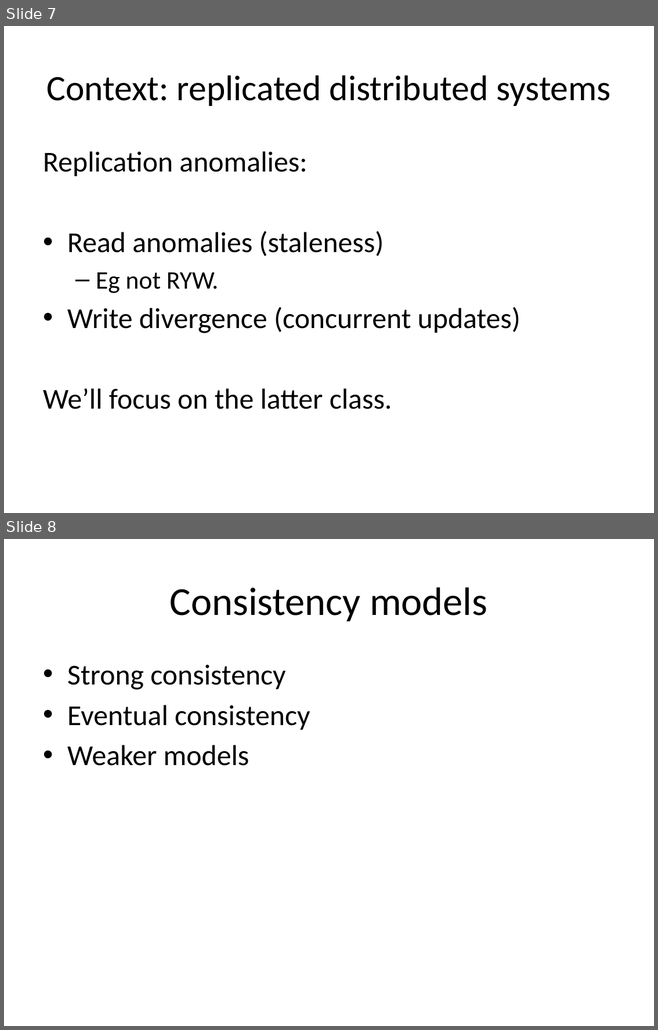
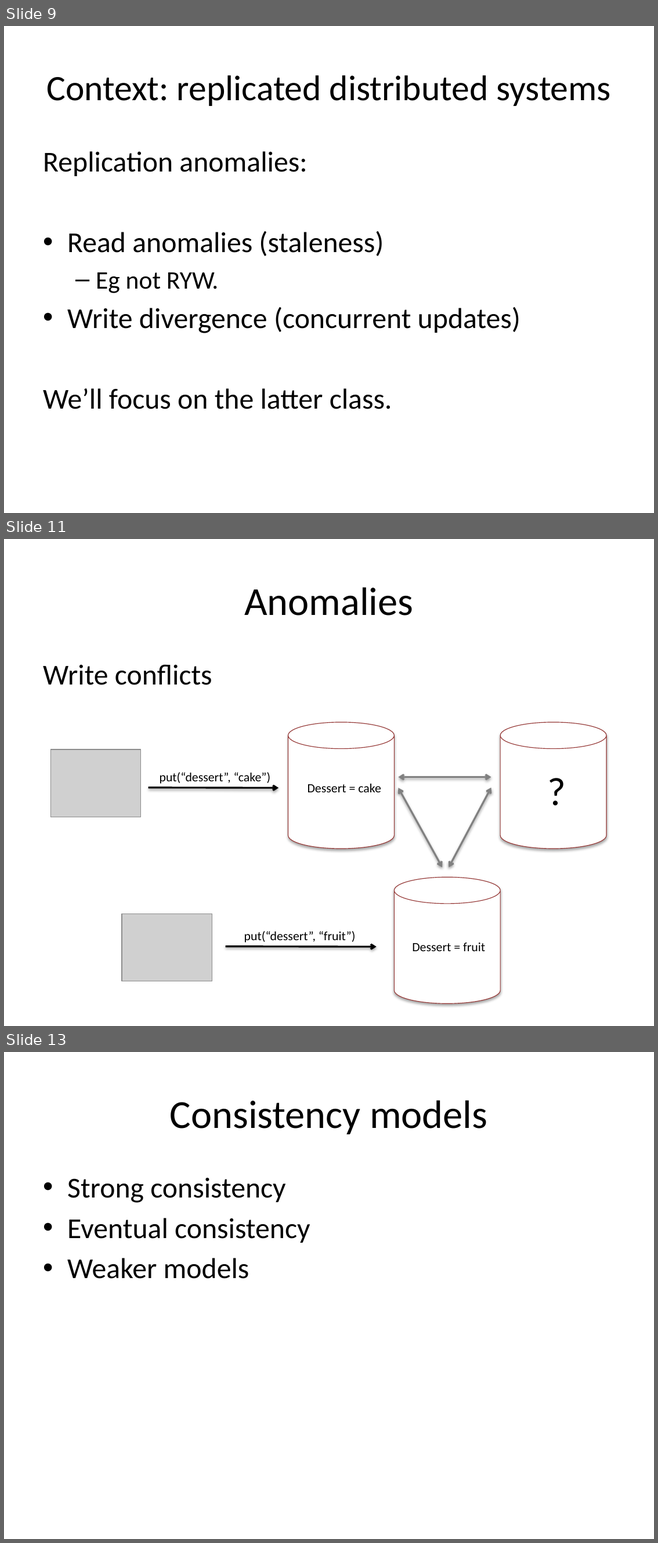
Before and after one commit to declarativitydotnet/declarativity, a slide deck: socc12-bloom-tutorial/slides/bloom-tutorial.pptx. Shown one above the other, each under a label of ours: slides 7 and 8 before the commit, slides 9, 11 and 13 after it; the slides between them are not shown. The pictures are 658x1030 and 658x1543 pixels, drawn with LibreOffice and Linux fonts; fonts in the diff are those of the drawing; grey boxes stand for pictures. Boxes give left, top, right and bottom in pixels: in the first picture for what was removed or moved away, otherwise in the second. Text is boxed around its words. In the diff, an @@ line names an element or a change of style, - is before the commit and + after.

```diff
--- a/socc12-bloom-tutorial/slides/bloom-tutorial.pptx
+++ b/socc12-bloom-tutorial/slides/bloom-tutorial.pptx
@@ slide 11 added at (4,539,654,1026), background #FFFFFF @@
@@ title added at (244,587,413,616), 44 pt, text #000000 @@
+Anomalies
@@ text added at (43,664,212,685), 32 pt, text #000000 @@
+Write conflicts
@@ cylinder added at (288,722,394,849), fill #FFFFFF, outline #953735 0.75 pt @@
@@ cylinder added at (500,722,606,849), fill #FFFFFF, outline #953735 0.75 pt @@
@@ picture added at (50,750,140,817) @@
@@ text added at (540,762,572,817), 44 pt, text #000000 @@
+?
@@ text added at (159,772,270,784), 14 pt, text #000000 @@
+put(“dessert”, “cake”)
@@ double arrow added from (398, 777) to (491, 777), #808080 2 pt @@
@@ arrow added from (148, 788) to (278, 788), #000000 2 pt @@
@@ text added at (307,784,381,792), 14 pt, text #000000 @@
+Dessert = cake
@@ double arrow added from (398, 788) to (442, 867), #808080 2 pt @@
@@ double arrow added from (491, 788) to (448, 867), #808080 2 pt @@
@@ cylinder added at (394,878,500,1004), fill #FFFFFF, outline #953735 0.75 pt @@
@@ picture added at (122,914,212,982) @@
@@ text added at (244,931,355,943), 14 pt, text #000000 @@
+put(“dessert”, “fruit”)
@@ arrow added from (226, 946) to (376, 947), #000000 2 pt @@
@@ text added at (412,943,485,951), 14 pt, text #000000 @@
+Dessert = fruit
@@ what was slide 7 is now slide 9 @@
@@ what was slide 8 is now slide 13 @@
```
Also in this commit, not shown: 1 slide changed, 4 other slides added.
